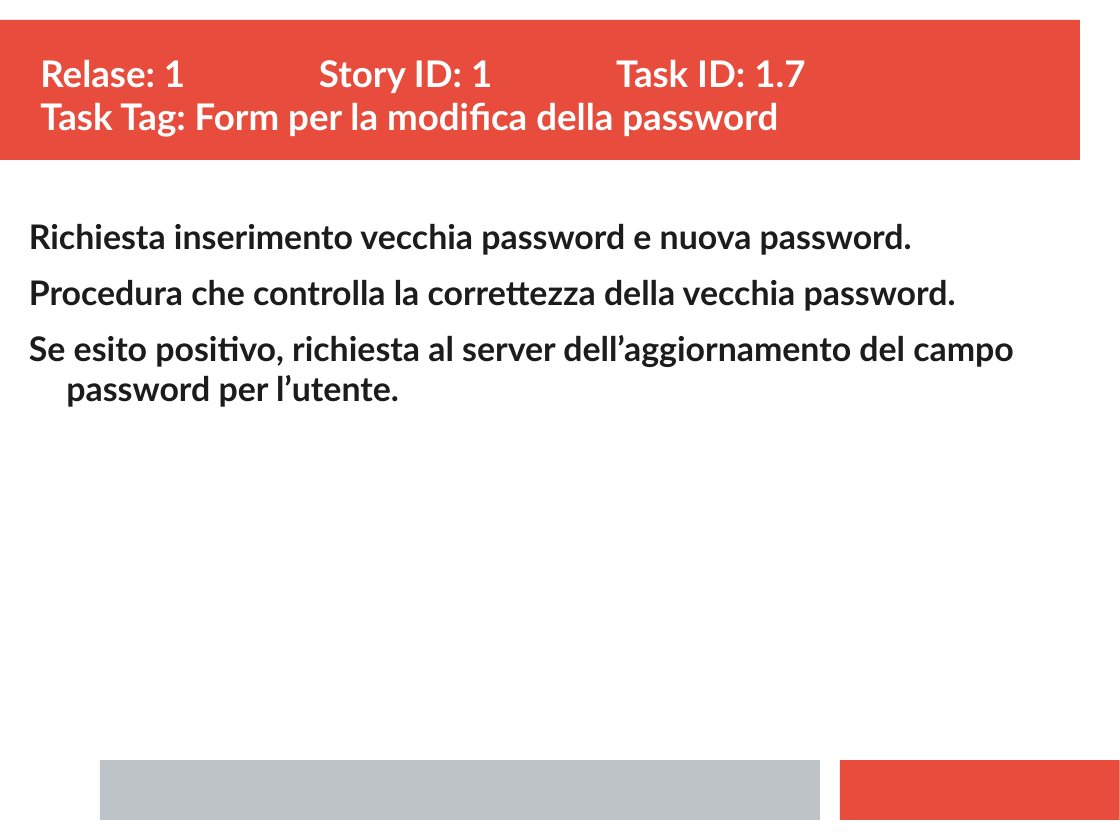
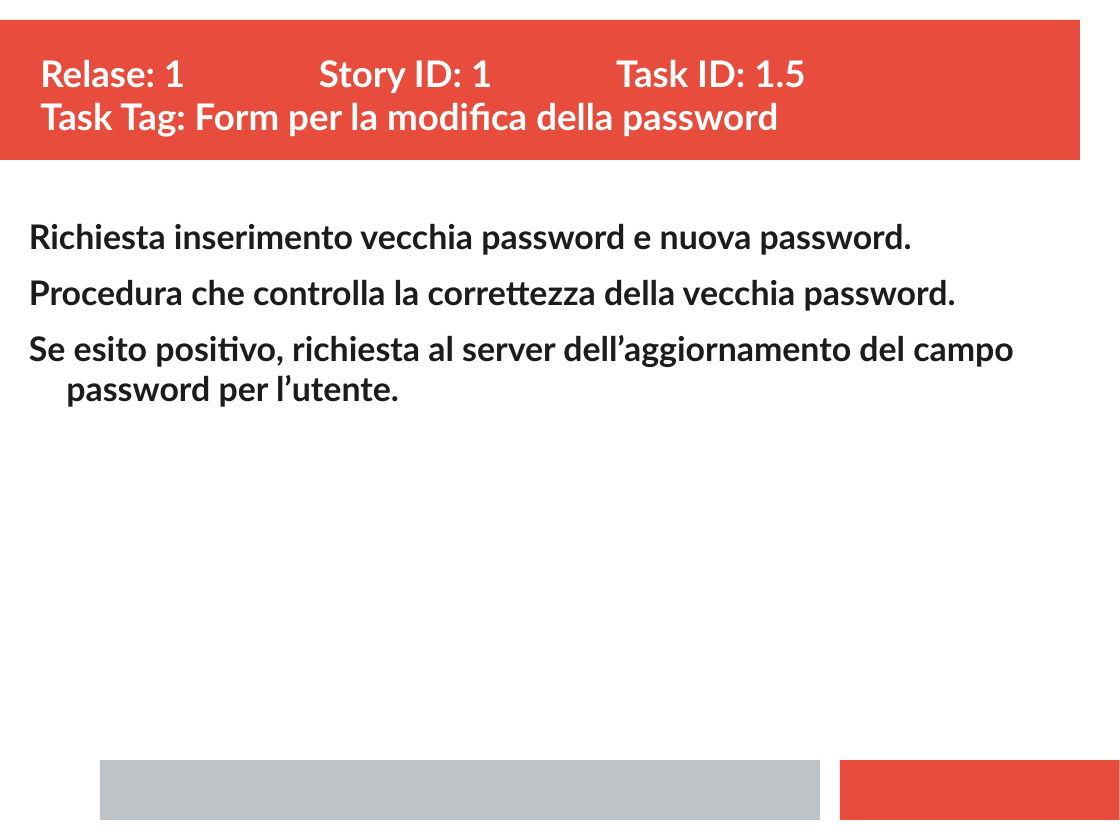
Before and after one commit to ecorradini/ProgettoIDS, a slide deck: slide 5 of AnalisiRequisiti/TaskGestioneUtente.ppt (slide 7 before the commit). Drawn at 1120x840 pixels with LibreOffice and Linux fonts; fonts in the diff are those of the drawing. Boxes give left, top, right and bottom in pixels: in the first picture for what was removed or moved away, otherwise in the second. Text is boxed around its words. In the diff, an @@ line names an element or a change of style, - is before the commit and + after.

Commit message:
modifica task card
modifica task card

```diff
--- a/AnalisiRequisiti/TaskGestioneUtente.ppt
+++ b/AnalisiRequisiti/TaskGestioneUtente.ppt
@@ text at <box>40,59,805,137</box>: text changed @@
-Relase: 1 Story ID: 1 Task ID: 1.7
-Task Tag: Form per la modifica della password
+Relase: 1 Story ID: 1 Task ID: 1.5
+Task Tag: Form per la modifica della password
```
Also in this commit, not shown: 1 other slide changed, 2 slides removed, 1 other file.
